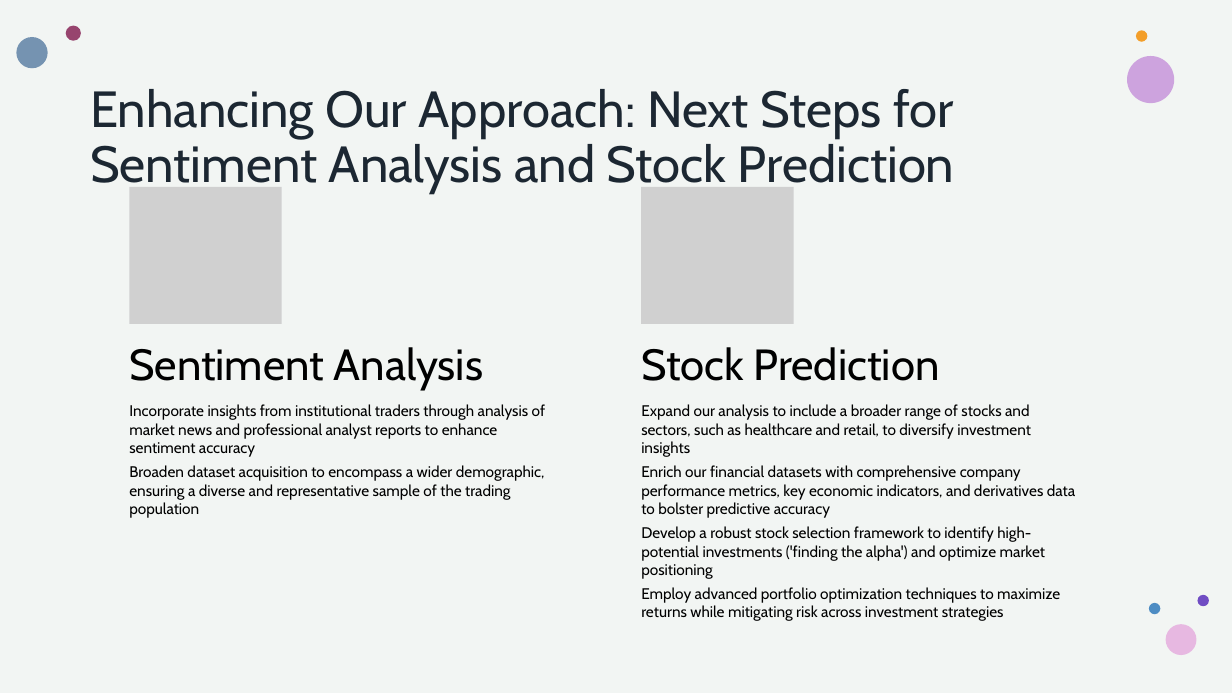
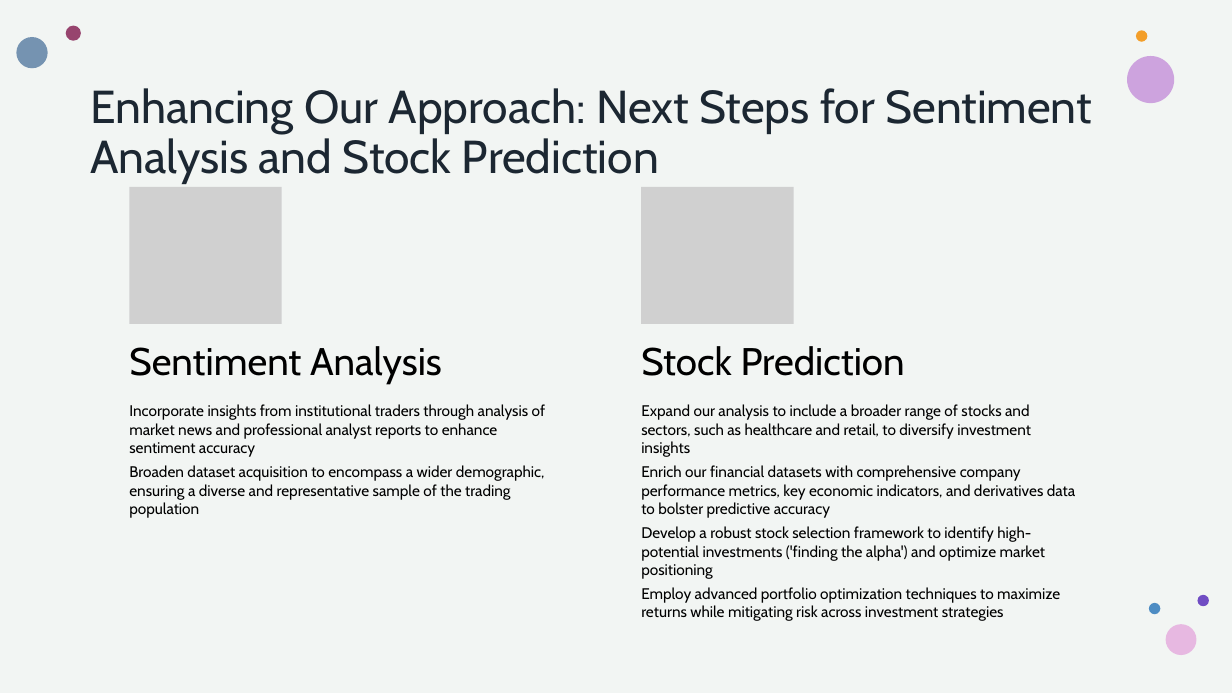
Before and after one commit to howie-zeng/Analyzing-Retail-Sentiment-and-Detecting-Trading-Signals, a slide deck: slide 15 of Presentation.pptx. Drawn at 1232x693 pixels with LibreOffice and Linux fonts; fonts in the diff are those of the drawing; grey boxes stand for pictures. Boxes give left, top, right and bottom in pixels: in the first picture for what was removed or moved away, otherwise in the second. Text is boxed around its words. In the diff, an @@ line names an element or a change of style, - is before the commit and + after.

```diff
--- a/Presentation.pptx
+++ b/Presentation.pptx
@@ title "Enhancing Our Approach: Next Steps ..." at (90,88,1092,184): size 39.6 to 36 pt @@
@@ text "Sentiment Analysis" at (129,346,442,384): size 34 to 30 pt; less space between paragraphs @@
@@ text "Stock Prediction" at (641,346,905,376): size 34 to 30 pt; less space between paragraphs @@
```
Also in this commit, not shown: 1 slide added, 1 slide removed, 1 other file.
